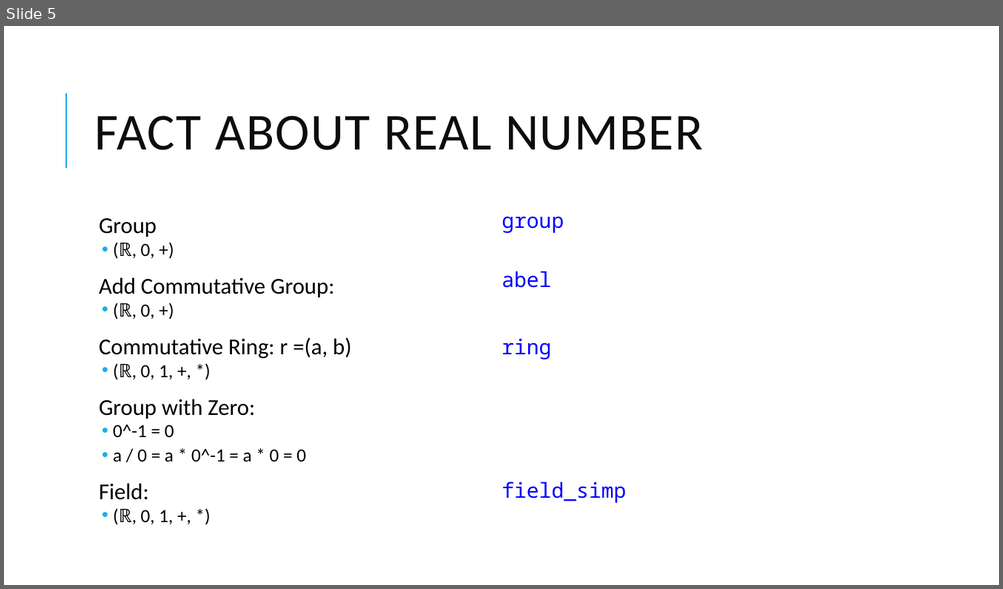
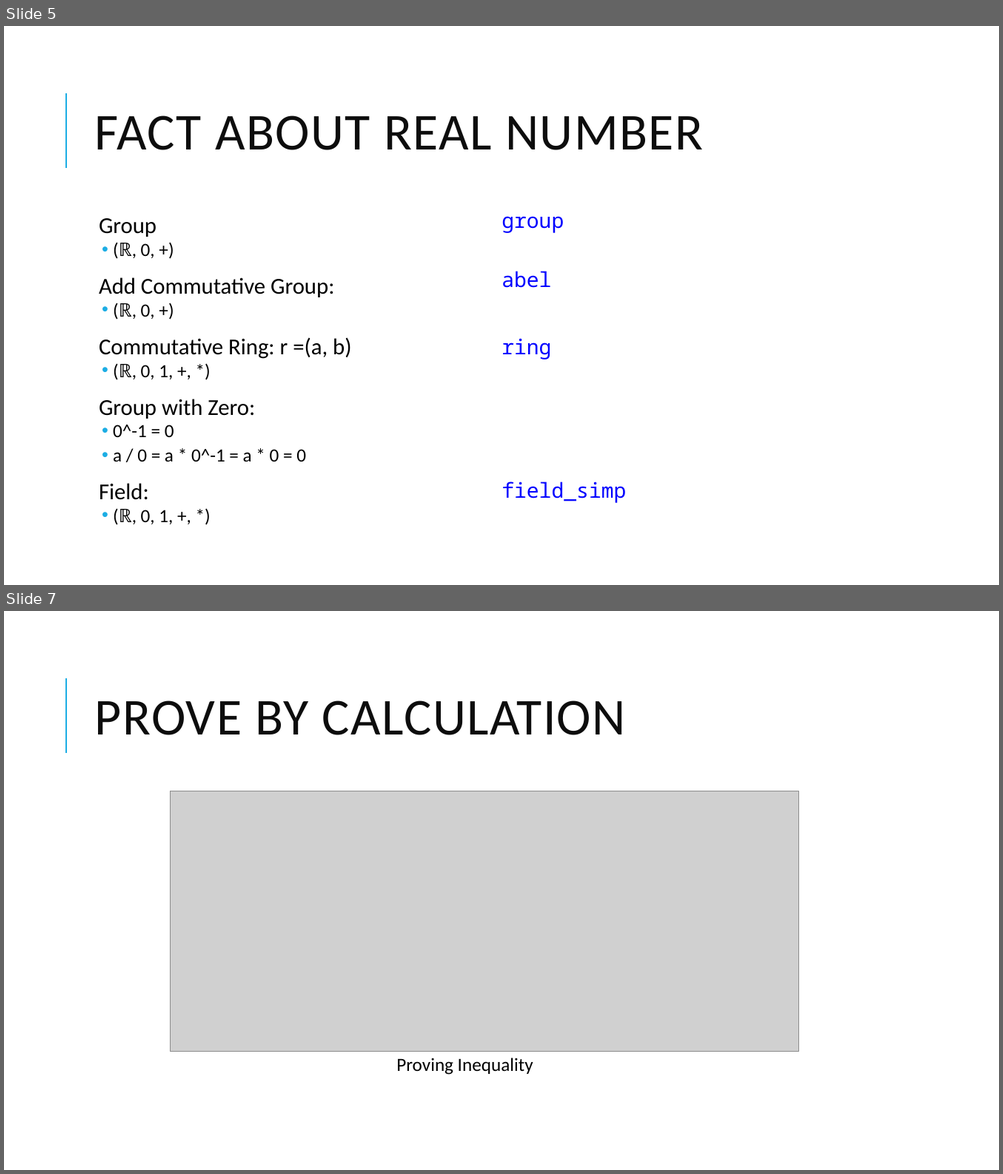
Before and after one commit to Yu-Misaka/minicourse, a slide deck: Slides/Lecture 2.pptx. Shown one above the other, each under a label of ours: slide 5 before the commit, slides 5 and 7 after it; the slides between them are not shown. The pictures are 1003x589 and 1003x1174 pixels, drawn with LibreOffice and Linux fonts; fonts in the diff are those of the drawing; grey boxes stand for pictures. Boxes give left, top, right and bottom in pixels: in the first picture for what was removed or moved away, otherwise in the second. Text is boxed around its words. In the diff, an @@ line names an element or a change of style, - is before the commit and + after.

```diff
--- a/Slides/Lecture 2.pptx
+++ b/Slides/Lecture 2.pptx
@@ slide 7 added at (4, 611, 999, 1170), background #FFFFFF; not listed: 1 template element that a slide beside it also shows @@
@@ title added at (95, 701, 626, 735), 50 pt, text #0D0D0D @@
+PROVE BY CALCULATION
@@ picture added at (170, 791, 798, 1052) @@
@@ text added at (396, 1058, 533, 1075), 18 pt, text #000000 @@
+Proving Inequality
```
Also in this commit, not shown: 2 slides changed, 2 other slides added.
